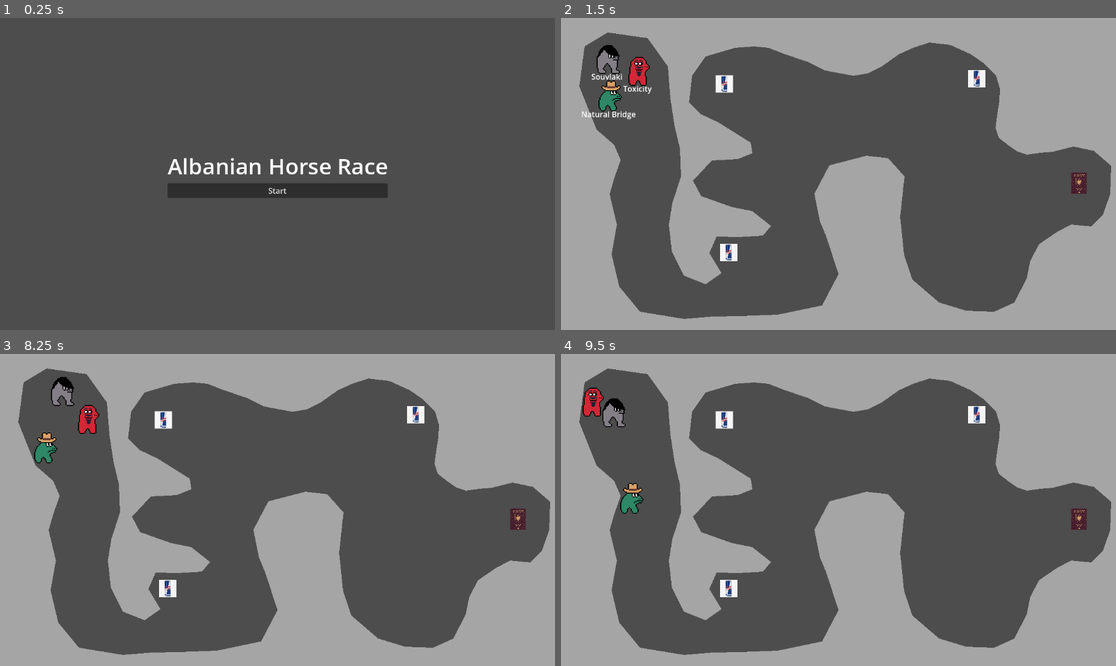
Above: before the commit, frames 1-4 (two rows, left to right).
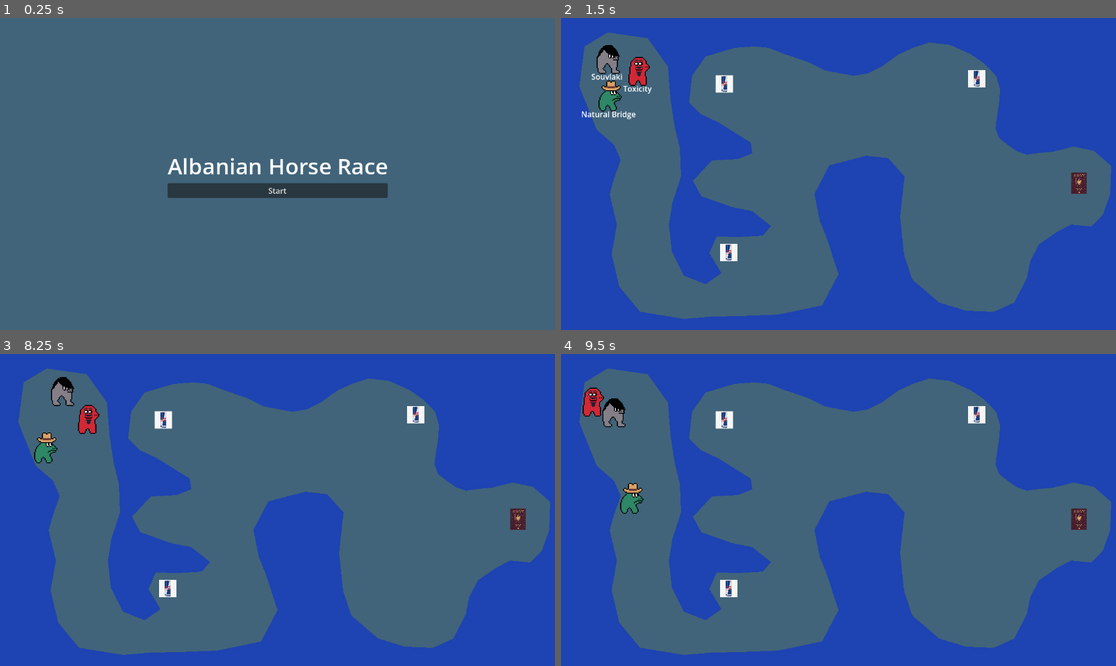
Above: after the commit, the same moments.

Repository: WilliamAalund/aotw-alshi
Game: Godot game, scene res://main/Main.tscn
The game is run twice, just before and just after one commit, with the same random seed, the same clock (stepped at 60 frames per second) and the same inputs.
Inputs:
- Up to frame 1 (0.25 s): no input
- Up to frame 2 (1.5 s): click "Start" at 0.5 s; tap Enter at 1.25 s
- Up to frame 3 (8.25 s): tap Space at 2, 3.5, 5 s; tap Enter at 2.75, 4.25 s
- Up to frame 4 (9.5 s): no input

The runs differ from the first frame. In frame 1, 97% of the frame differs, in the area x 0-100%, y 0-100%; in frame 2, 98%; in frame 3, 98%; in frame 4, 98%.
Error in both runs: Assertion failed. (res://main/game.gd:16)

Commit message:
color stuff

Diff:
--- a/atow-horses/maps/Map1.tscn
+++ b/atow-horses/maps/Map1.tscn
@@ -9,12 +9,12 @@
 [node name="Map1" type="Node2D" unique_id=2144207374 node_paths=PackedStringArray("map", "collision", "spawns")]
 script = ExtResource("1_vwdpo")
 horse_textures = Array[Texture2D]([ExtResource("3_63i5o"), ExtResource("2_oicbt"), ExtResource("4_55yl8")])
-map = NodePath("Map")
+map = NodePath("OldMap")
 collision = NodePath("Collision/CollisionPolygon2D")
 spawns = NodePath("Spawns")
 
-[node name="Map" type="Polygon2D" parent="." unique_id=725704257]
-color = Color(0.6484881, 0.6484881, 0.6484881, 1)
+[node name="OldMap" type="Polygon2D" parent="." unique_id=725704257]
+color = Color(0.11900001, 0.26424998, 0.7, 1)
 invert_enabled = true
 polygon = PackedVector2Array(-396, -282, -479, -294, -527, -265, -538, -182, -502, -92, -466, -61, -452, -29, -465, 7,  …(956 unchanged characters)…
 metadata/_edit_lock_ = true
--- a/atow-horses/project.godot
+++ b/atow-horses/project.godot
@@ -44,3 +44,4 @@
 
 textures/canvas_textures/default_texture_filter=0
 rendering_device/driver.windows="d3d12"
+environment/defaults/default_clear_color=Color(0.25439999, 0.39351997, 0.48, 1)
